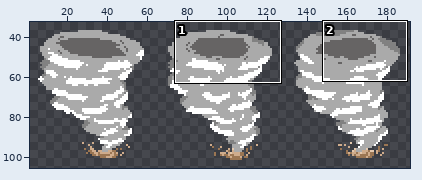
A sprite sheet gets an edit: Assets/Sprites/GolfSprites/Nature/tornado.png. The picture above shows the old version from afar; the outline marks the close-up.
Close-up. First the earlier version:
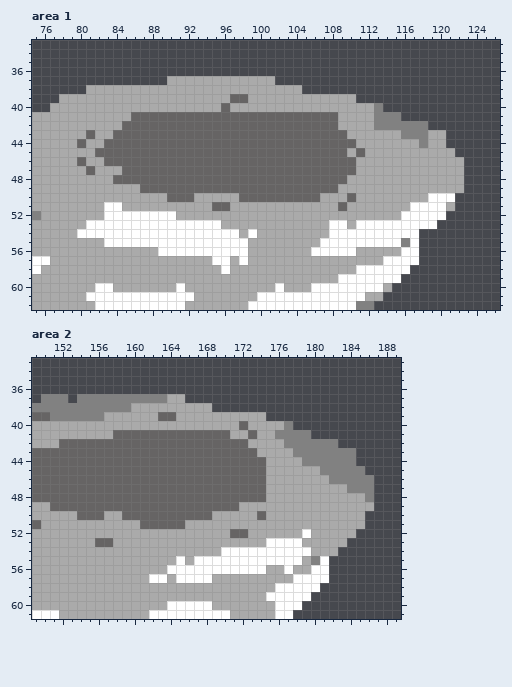
The file is 192x112 pixels. Shown: area 1: x 75..126, y 33..62; area 2: x 149..189, y 33..61. The wide view leaves out empty margins. The commit also changed other parts of the picture, which this record leaves out.
Once edited:
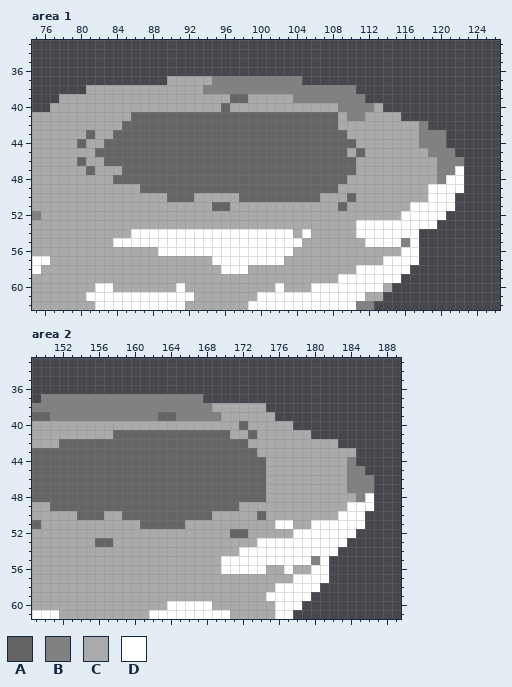
Palette (. is transparent): A #666464  B #818181  C #aaaaaa  D #ffffff
What changed:
--- area 1
@@ x 75..126 @@
 36 ....................................................
-37 ...............CCCCCCCCCCCC.........................
-38 ......CCCCCCCCCCCCCCCCCCCCCCCC......................
-39 ...CCCCCCCCCCCCCCCCCCCAACCCCCCCCCCCC................
-40 ..CCCCCCCCCCCCCCCCCCCACCCCCCCCCCCCCCCCB.............
-41 CCCCCCCCCCCAAAAAAAAAAAAAAAAAAAAAAACCCCBBB...........
-42 CCCCCCCCCCAAAAAAAAAAAAAAAAAAAAAAAACCCCBBBBBB........
-43 CCCCCCACCAAAAAAAAAAAAAAAAAAAAAAAAAACCCCCCBBBCC......
-44 CCCCCACCAAAAAAAAAAAAAAAAAAAAAAAAAAAACCCCCCCBCC......
-45 CCCCCCCAAAAAAAAAAAAAAAAAAAAAAAAAAAACACCCCCCCCCC.....
-46 CCCCCACCAAAAAAAAAAAAAAAAAAAAAAAAAAAACCCCCCCCCCCC....
-47 CCCCCCACCCAAAAAAAAAAAAAAAAAAAAAAAAAACCCCCCCCCCCC....
-48 CCCCCCCCCAAAAAAAAAAAAAAAAAAAAAAAAAACCCCCCCCCCCCC....
-49 CCCCCCCCCCCCAAAAAAAAAAAAAAAAAAAAAACCCCCCCCCCCCCC....
+37 ...............CCCCCBBBBBBBBBB......................
+38 ......CCCCCCCCCCCCCBBBBBBBBBBBBBBBBB................
+39 ...CCCCCCCCCCCCCCCCCCCAACCCCCBBBBBBBB...............
+40 ..CCCCCCCCCCCCCCCCCCCACCCCCCCCCCCCBBBBC.............
+41 CCCCCCCCCCCAAAAAAAAAAAAAAAAAAAAAAACBBCCCC...........
+42 CCCCCCCCCCAAAAAAAAAAAAAAAAAAAAAAAACCCCCCCCCB........
+43 CCCCCCACCAAAAAAAAAAAAAAAAAAAAAAAAAACCCCCCCCBBB......
+44 CCCCCACCAAAAAAAAAAAAAAAAAAAAAAAAAAAACCCCCCCBBB......
+45 CCCCCCCAAAAAAAAAAAAAAAAAAAAAAAAAAAACACCCCCCCBBB.....
+46 CCCCCACCAAAAAAAAAAAAAAAAAAAAAAAAAAAACCCCCCCCCBBB....
+47 CCCCCCACCCAAAAAAAAAAAAAAAAAAAAAAAAAACCCCCCCCCBBD....
+48 CCCCCCCCCAAAAAAAAAAAAAAAAAAAAAAAAAACCCCCCCCCCBDD....
+49 CCCCCCCCCCCCAAAAAAAAAAAAAAAAAAAAAACCCCCCCCCCDDDD....
 50 CCCCCCCCCCCCCCCAAACCCCCAAAAAAAAACCCACCCCCCCCDDD.....
-51 CCCCCCCCDDCCCCCCCCCCAACCCCCCCCCCCCACCCCCCCDDDDC.....
-52 BCCCCCCCDDDDDDDDCCCCCCCCCCCCCCCCCCCCCCCCCDDDDD......
-53 CCCCCCDDDDDDDDDDDDDDDCCCCCCCCCCCCDDCDDDDDDDDD.......
-54 CCCCCDDDDDDDDDDDDDDDDDDCDCCCCCCCCDDDDDDDDDD.........
-55 CCCCCCCCDDDDDDDDDDDDDDDDCCCCCCCCDDDDDDDDDBD.........
-56 CCCCCCCCCCCCCCDDDDDDDDDDCCCCCCCDDDDDCCCCCDD.........
-57 DDCCCCCCCCCCCCCCCCCCDDCDCCCCCCCCCCCCCCCDDDD.........
-58 DCCCCCCCCCCCCCCCCCCCCDCCCCCCCCCCCCCCDDDDDD..........
+51 CCCCCCCCCCCCCCCCCCCCAACCCCCCCCCCCCACCCCCCCDDDDD.....
+52 BCCCCCCCCCCCCCCCCCCCCCCCCCCCCCCCCCCCCCCCCDDDDD......
+53 CCCCCCCCCCCCCCCCCCCCCCCCCCCCCCCCCCCCDDDDDDDDD.......
+54 CCCCCCCCCCCDDDDDDDDDDDDDDDDDDCDCCCCCDDDDDDD.........
+55 CCCCCCCCCDDDDDDDDDDDDDDDDDDDDDCCCCCCCDDDDBD.........
+56 CCCCCCCCCCCCCCDDDDDDDDDDDDDDDCCCCCCCCCCCCDD.........
+57 DDCCCCCCCCCCCCCCCCCCDDDDDDDDCCCCCCCCCCCDDDD.........
+58 DCCCCCCCCCCCCCCCCCCCCDDDCCCCCCCCCCCCDDDDDD..........
 59 CCCCCCCCCCCCCCCCCCCCCCCCCCCCCCCCCCDDDDDDD...........
--- area 2
@@ x 149..189 @@
 36 .........................................
-37 .BBB.BBBBBBBBBBCC........................
-38 BBBBBBBBBBBCCCCCCCCC.....................
-39 AABBBBBBCCCCCCAACCCCCCCCCC...............
-40 CCCCCCCCCCCCCCCCCCCCCCCACCCCB............
-41 CCCCCCCCCAAAAAAAAAAAAACCACCBBBB..........
-42 CCCAAAAAAAAAAAAAAAAAAAAACCCCBBBBBB.......
-43 AAAAAAAAAAAAAAAAAAAAAAAAACCCCBBBBBBB.....
-44 AAAAAAAAAAAAAAAAAAAAAAAAAACCCCBBBBBB.....
-45 AAAAAAAAAAAAAAAAAAAAAAAAAACCCCCCBBBBB....
-46 AAAAAAAAAAAAAAAAAAAAAAAAAACCCCCCCBBBBB...
+37 .BBBBBBBBBBBBBBBBBB......................
+38 BBBBBBBBBBBBBBBBBBBBCCCCCC...............
+39 AABBBBBBBBBBBBAABBBBBCCCCCC..............
+40 CCCCCCCCCCCCCCCCCCCCCCCACCCCC............
+41 CCCCCCCCCAAAAAAAAAAAAACCACCCCCC..........
+42 CCCAAAAAAAAAAAAAAAAAAAAACCCCCCCCCC.......
+43 AAAAAAAAAAAAAAAAAAAAAAAAACCCCCCCCCCC.....
+44 AAAAAAAAAAAAAAAAAAAAAAAAAACCCCCCCCCB.....
+45 AAAAAAAAAAAAAAAAAAAAAAAAAACCCCCCCCCBB....
+46 AAAAAAAAAAAAAAAAAAAAAAAAAACCCCCCCCCBBB...
 47 AAAAAAAAAAAAAAAAAAAAAAAAAACCCCCCCCCBBB...
-48 AAAAAAAAAAAAAAAAAAAAAAAAAACCCCCCCCCCCB...
-49 CCAAAAAAAAAAAAAAAAAAAAACCCCCCCCCCCCCCC...
-50 CCCCCAAACCAAAAAAAAAACCCCCACCCCCCCCCCC....
-51 ACCCCCCCCCCCAAAAACCCCCCCCCCCCCCCCCCCC....
-52 CCCCCCCCCCCCCCCCCCCCCCAACCCCCCDCCCCC.....
-53 CCCCCCCAACCCCCCCCCCCCCCCCCDDDDCCCCC......
-54 CCCCCCCCCCCCCCCCCCCCCDDDDDDDDDDCCC.......
-55 CCCCCCCCCCCCCCCCDCDDDDDDDDDDDDCBD........
-56 CCCCCCCCCCCCCCCDDDDDDDDDDDCCDCCDD........
-57 CCCCCCCCCCCCCDDCDDDDCCCCCCCCCDDDD........
+48 AAAAAAAAAAAAAAAAAAAAAAAAAACCCCCCCCCCBD...
+49 CCAAAAAAAAAAAAAAAAAAAAACCCCCCCCCCCCDDD...
+50 CCCCCAAACCAAAAAAAAAACCCCCACCCCCCCCDDD....
+51 ACCCCCCCCCCCAAAAACCCCCCCCCCDDCCDDDDDD....
+52 CCCCCCCCCCCCCCCCCCCCCCAACCCCCDDDDDDD.....
+53 CCCCCCCAACCCCCCCCCCCCCCCCDDDDDDDDDD......
+54 CCCCCCCCCCCCCCCCCCCCCCCDDDDDDDDDDD.......
+55 CCCCCCCCCCCCCCCCCCCCCDDDDDDDDDDBD........
+56 CCCCCCCCCCCCCCCCCCCCCDDDDDCCDCCDD........
+57 CCCCCCCCCCCCCCCCCCCCCCCCCCCCCDDDD........
 58 CCCCCCCCCCCCCCCCCCCCCCCCCCCDDDDD.........
Pixel boxes of the changes (left, top, right, bottom) in both close-ups:
changed: (77, 76, 464, 274)
changed: (68, 394, 374, 583)
